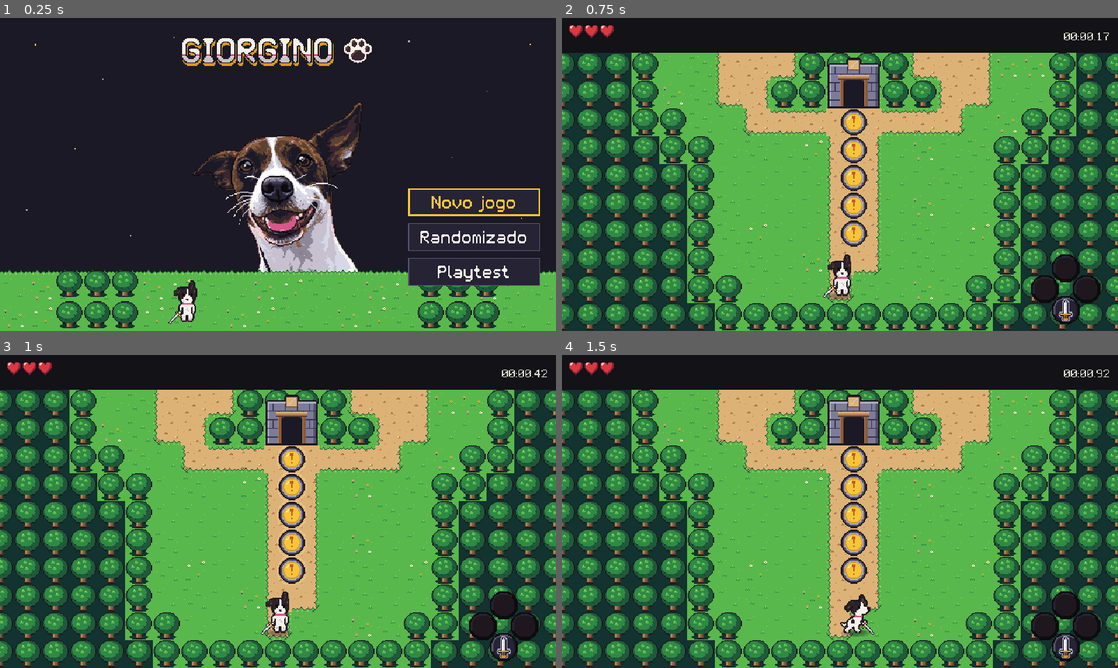
Above: before the commit, frames 1-4 (two rows, left to right).
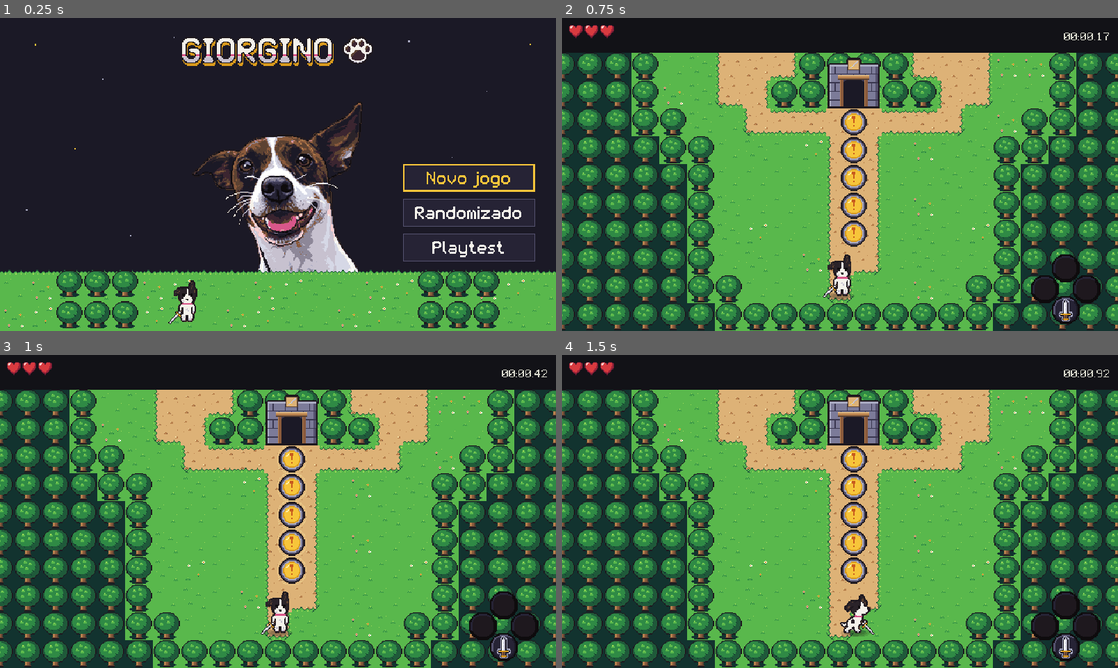
Above: after the commit, the same moments.

Repository: marcelozorza/Alttp2
Game: Godot game, scene res://ui/title_screen.tscn
Two runs of this game, one before a commit and one after it. Both use one fixed random seed, a clock stepped at 60 frames per second and the inputs below.
Inputs (mouse positions are in pixels of both pictures, inside the frame that each line leads up to):
- Up to frame 1 (0.25 s): no input
- Up to frame 2 (0.75 s): click "Novo jogo" at 0.5 s
- Up to frame 3 (1 s): no input
- Up to frame 4 (1.5 s): tap Enter (ui_accept) at 1.25 s; move the mouse to (962, 495) at 1.27 s; hold D (move_right) from 1.28 s (still down); hold J (attack) from 1.28 s (still down); click (962, 495) at 1.42 s

The runs differ from the first frame. In frame 1, 3.3% of the frame differs, in the area x 72-98%, y 46-86%; in frame 2, nothing differs; in frame 3, nothing differs; in frame 4, nothing differs.

Commit message:
Menu do título um pouco acima, fora da grama
Co-Authored-By: Claude Fable 5.2 <noreply@anthropic.com>
Claude-Session: https://claude.ai/code/session_016s7NevTD4Ho17e5LC6f7CU

Diff:
--- a/ui/title_screen.gd
+++ b/ui/title_screen.gd
@@ -7,7 +7,7 @@
 ## "Dungeon de teste" e "Treino" saíram do menu no mesmo dia. A tela de treino
 ## continua no projeto, para os testes.
 
-const MENU_AREA := Rect2(470.0, 196.0, 130.0, 92.0)
+const MENU_AREA := Rect2(464.0, 168.0, 152.0, 112.0)
 
 
 func _ready() -> void:
